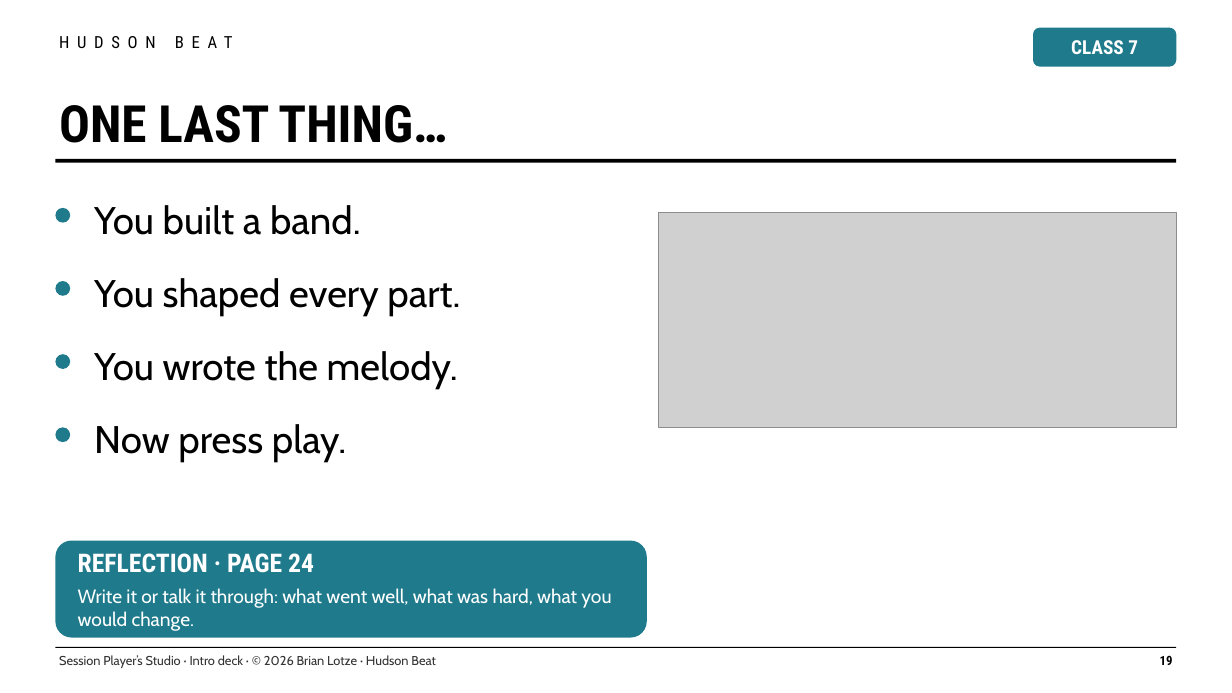
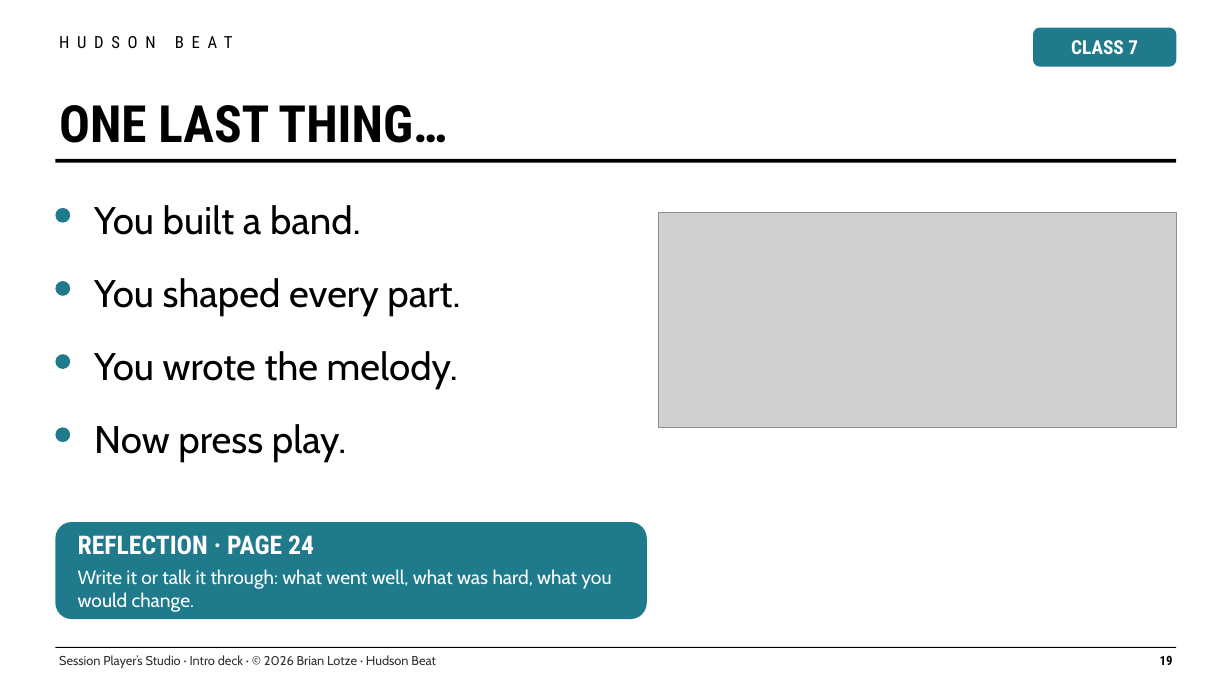
Before and after one commit to brianlotzemusic-glitch/WaltyCal, a slide deck: slide 19 of tpt/026-dmp2-session-players-studio/session-players-studio-intro-deck.pptx. Drawn at 1232x693 pixels with LibreOffice and Linux fonts; fonts in the diff are those of the drawing; grey boxes stand for pictures. Boxes give left, top, right and bottom in pixels: in the first picture for what was removed or moved away, otherwise in the second. Text is boxed around its words. In the diff, an @@ line names an element or a change of style, - is before the commit and + after.

```diff
--- a/tpt/026-dmp2-session-players-studio/session-players-studio-intro-deck.pptx
+++ b/tpt/026-dmp2-session-players-studio/session-players-studio-intro-deck.pptx
@@ 2 texts, 1 rounded rectangle: place and size @@
-2 texts, 1 rounded rectangle at bbox=[55, 541, 647, 638]
+2 texts, 1 rounded rectangle at bbox=[55, 522, 647, 619]
```
Also in this commit, not shown: 2 other slides changed, 18 other files.
